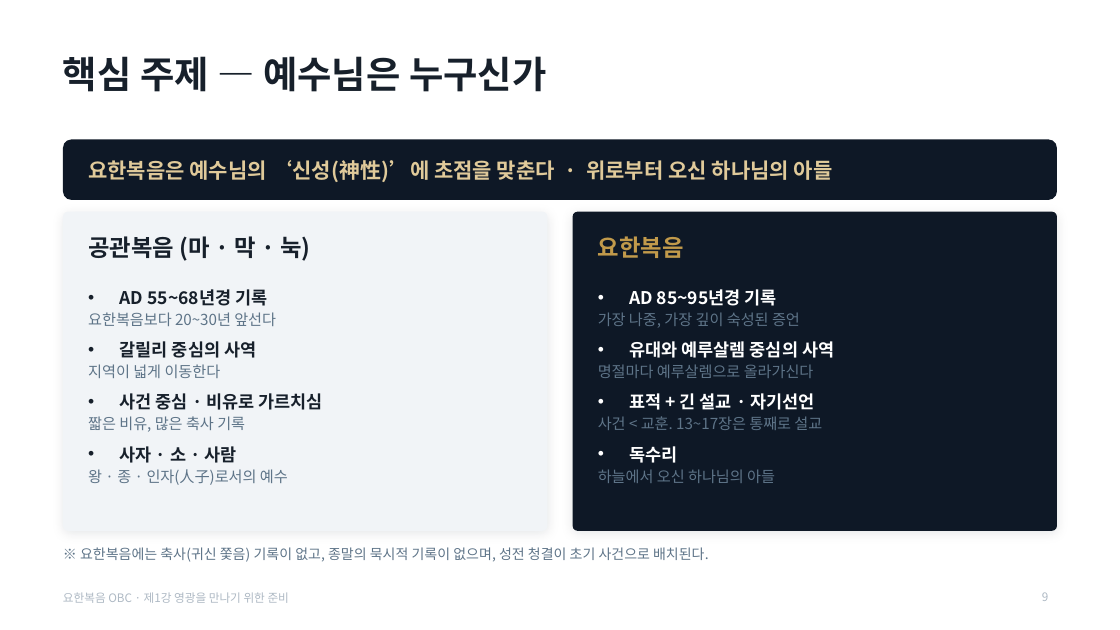
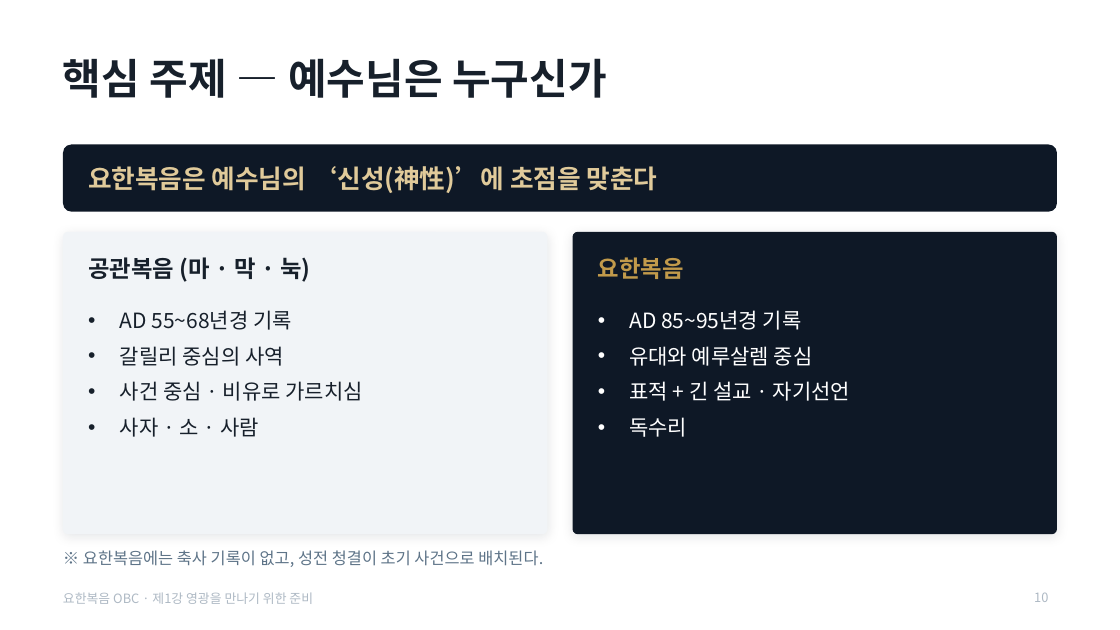
Before and after one commit to mio-modu/bible_GospelofJohn, a slide deck: slide 10 of dist/요한복음_1강_영광을_만나기_위한_준비.pptx (slide 9 before the commit). Drawn at 1120x630 pixels with LibreOffice and Linux fonts; fonts in the diff are those of the drawing. Boxes give left, top, right and bottom in pixels: in the first picture for what was removed or moved away, otherwise in the second. Text is boxed around its words. In the diff, an @@ line names an element or a change of style, - is before the commit and + after.

```diff
--- a/dist/요한복음_1강_영광을_만나기_위한_준비.pptx
+++ b/dist/요한복음_1강_영광을_만나기_위한_준비.pptx
@@ title "핵심 주제 — 예수님은 누구신가" at [63,58,607,98]: size 32 to 36 pt @@
@@ rounded rectangle: place and size @@
-rounded rectangle at [63,139,1057,200]
+rounded rectangle at [63,145,1057,212]
@@ text at [88,166,658,193]: text changed; size 18 to 22 pt @@
-요한복음은 예수님의 ‘신성(神性)’에 초점을 맞춘다 · 위로부터 오신 하나님의 아들
+요한복음은 예수님의 ‘신성(神性)’에 초점을 맞춘다
@@ rounded rectangle: place and size @@
-rounded rectangle at [63,212,548,531]
+rounded rectangle at [63,232,548,534]
@@ proportions changed in 3 elements at [63,145,1057,212], [63,232,548,534], [573,232,1058,534] @@
@@ rounded rectangle: place and size @@
-rounded rectangle at [573,212,1058,531]
+rounded rectangle at [573,232,1058,534]
@@ text "공관복음 (마 · 막 · ...": place and size @@
-text "공관복음 (마 · 막 · ..." at [88,236,310,261]
+text "공관복음 (마 · 막 · ..." at [88,257,310,282]
@@ text "요한복음": place and size @@
-text "요한복음" at [598,236,684,258]
+text "요한복음" at [598,257,684,279]
@@ text at [88,312,276,326]: paragraph removed @@
-  요한복음보다 20~30년 앞선다
@@ text "AD 55~68년경 기록": place and size @@
-text "AD 55~68년경 기록" at [88,289,288,485]
+text "AD 55~68년경 기록" at [120,310,363,437]
@@ text "AD 55~68년경 기록" at [120,310,363,437]: size 15 to 18 pt, bold off; more space between paragraphs @@
@@ text "AD 85~95년경 기록": place and size @@
-text "AD 85~95년경 기록" at [598,289,834,483]
+text "AD 85~95년경 기록" at [629,310,850,437]
@@ text at [629,310,850,437]: size 15 to 18 pt, bold off in "AD 85~95년경 기록", "표적 + 긴 설교 · 자기선언", "독수리"; more space between paragraphs @@
@@ text at [629,346,813,366]: text changed; size 13 to 18 pt; text colour #5E7488 to #FFFFFF @@
-  가장 나중, 가장 깊이 숙성된 증언
-• 유대와 예루살렘 중심의 사역
-  명절마다 예루살렘으로 올라가신다
+• 유대와 예루살렘 중심
@@ text at [88,364,221,378]: paragraph removed @@
-  지역이 넓게 이동한다
@@ text at [88,416,245,432]: paragraph removed @@
-  짧은 비유, 많은 축사 기록
@@ text at [598,416,822,430]: paragraph removed @@
-  사건 < 교훈. 13~17장은 통째로 설교
@@ text at [88,469,288,485]: paragraph removed @@
-  왕 · 종 · 인자(人子)로서의 예수
@@ text at [598,469,775,483]: paragraph removed @@
-  하늘에서 오신 하나님의 아들
@@ text at [83,550,543,567]: text changed; size 12 to 14 pt @@
-※ 요한복음에는 축사(귀신 쫓음) 기록이 없고, 종말의 묵시적 기록이 없으며, 성전 청결이 초기 사건으로 배치된다.
+※ 요한복음에는 축사 기록이 없고, 성전 청결이 초기 사건으로 배치된다.
@@ text "요한복음 OBC · 제1강 영광을 ..." at [63,592,313,604]: size 10 to 11 pt @@
@@ page number at [1034,593,1048,602]: text changed; size 10 to 11 pt @@
-9
+10
```
Also in this commit, not shown: 43 other slides changed, 4 slides added, 8 other files.
